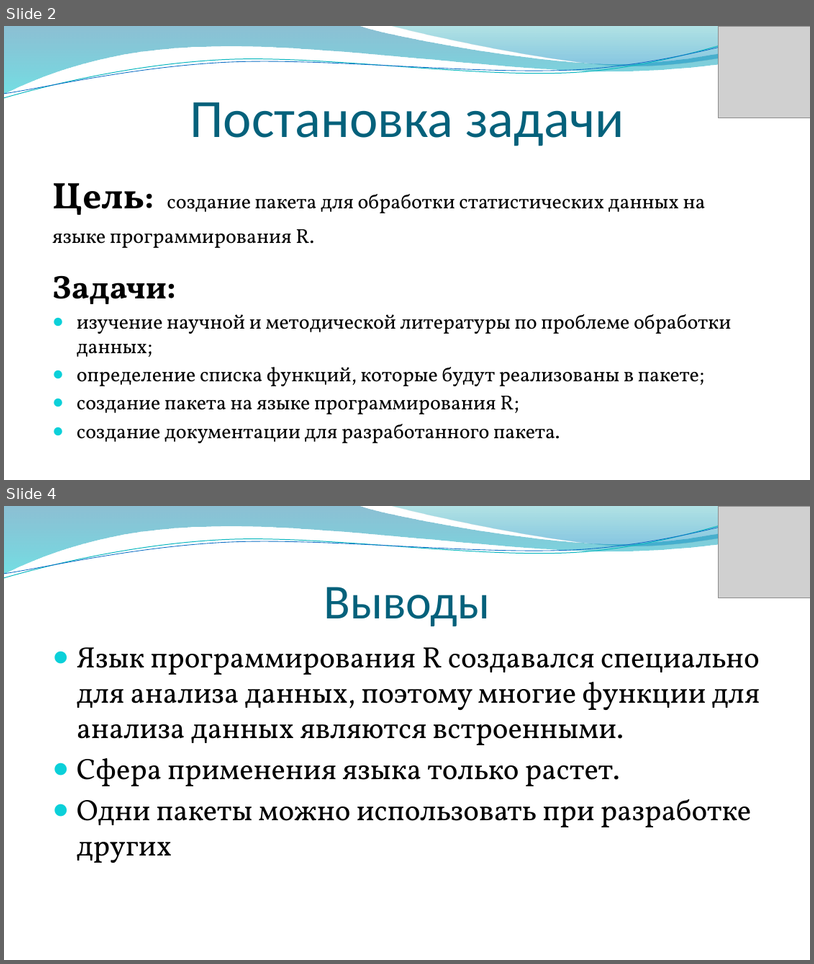
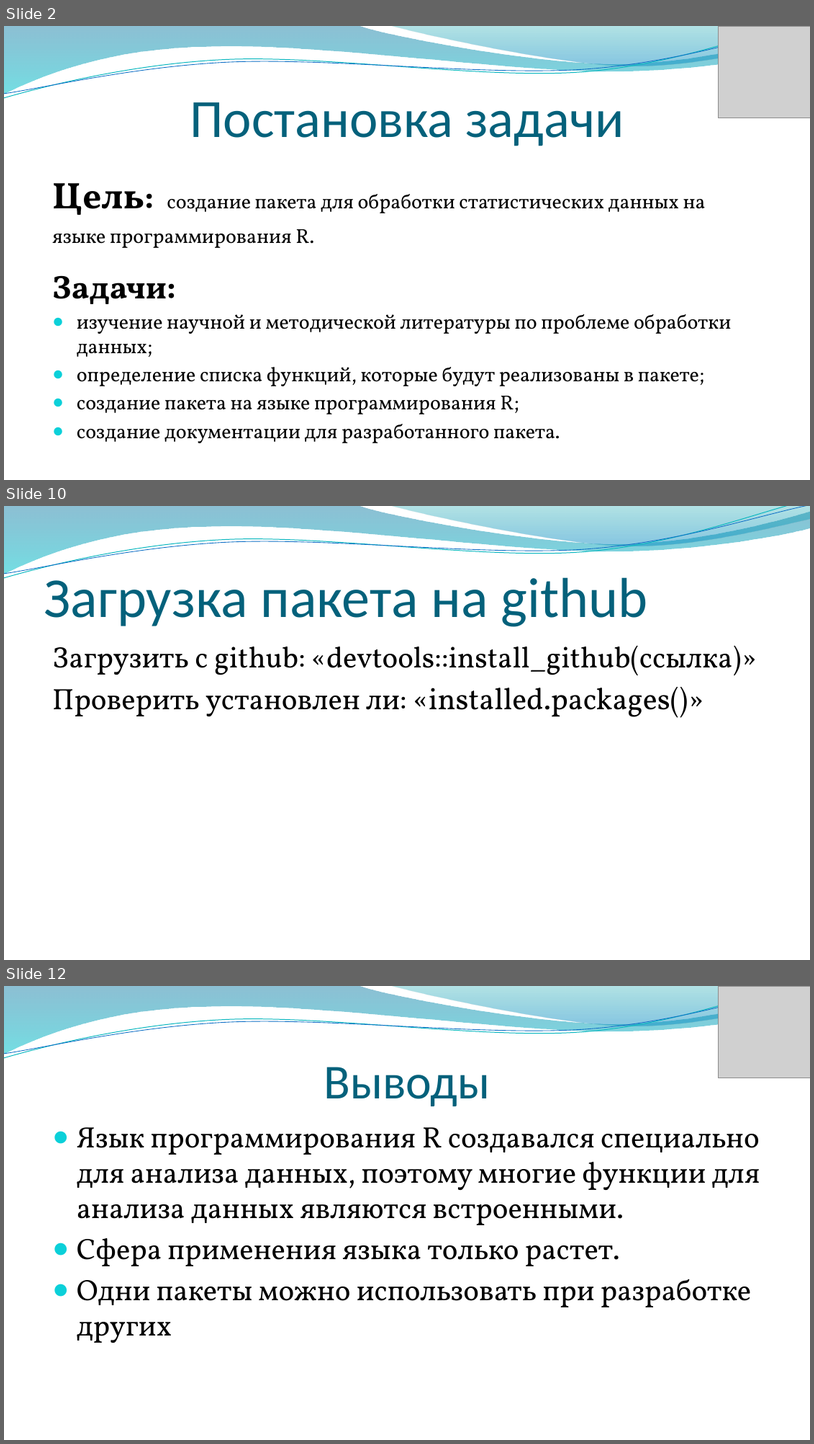
Before and after one commit to Ortem-a/mypackage, a slide deck: Преза_КР.pptx. Shown one above the other, each under a label of ours: slides 2 and 4 before the commit, slides 2, 10 and 12 after it; the slides between them are not shown. The pictures are 814x964 and 814x1444 pixels, drawn with LibreOffice and Linux fonts; fonts in the diff are those of the drawing; grey boxes stand for pictures; background and template pictures are left out. Boxes give left, top, right and bottom in pixels: in the first picture for what was removed or moved away, otherwise in the second. Text is boxed around its words. In the diff, an @@ line names an element or a change of style, - is before the commit and + after.

```diff
--- a/Преза_КР.pptx
+++ b/Преза_КР.pptx
@@ slide 10 added at (4, 506, 810, 960), background picture (left out); not listed: 4 template elements that a slide beside it also shows @@
@@ title added at (44, 577, 648, 627), 67 pt, text #04617B @@
+Загрузка пакета на github
@@ text added at (52, 645, 756, 718), 35 pt, text #000000 @@
+Загрузить с github: «devtools::install_github(ссылка)»
+Проверить установлен ли: «installed.packages()»
@@ what was slide 4 is now slide 12 @@
```
Also in this commit, not shown: 1 slide changed, 8 other slides added, 1 slide removed.
